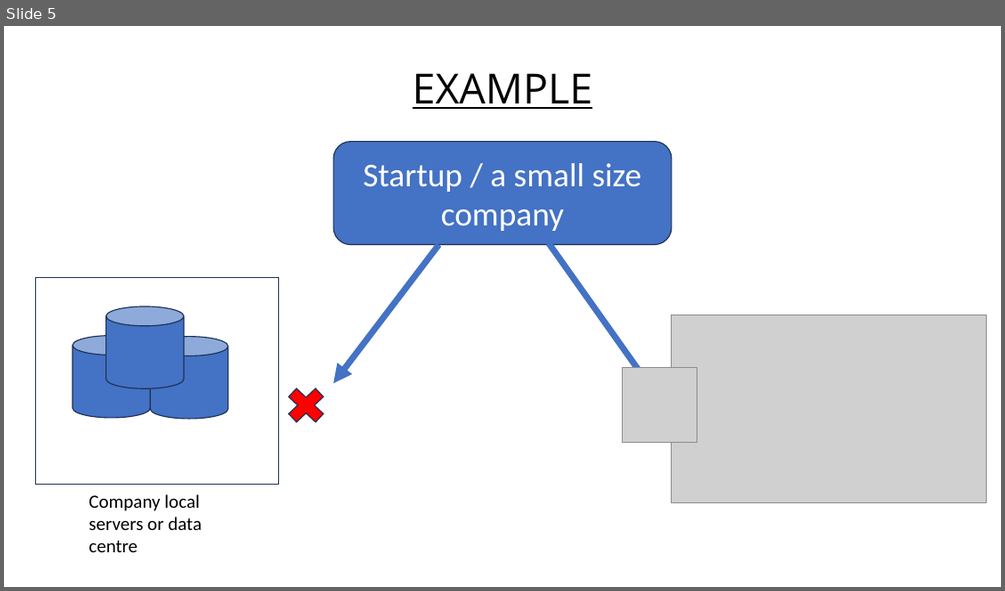
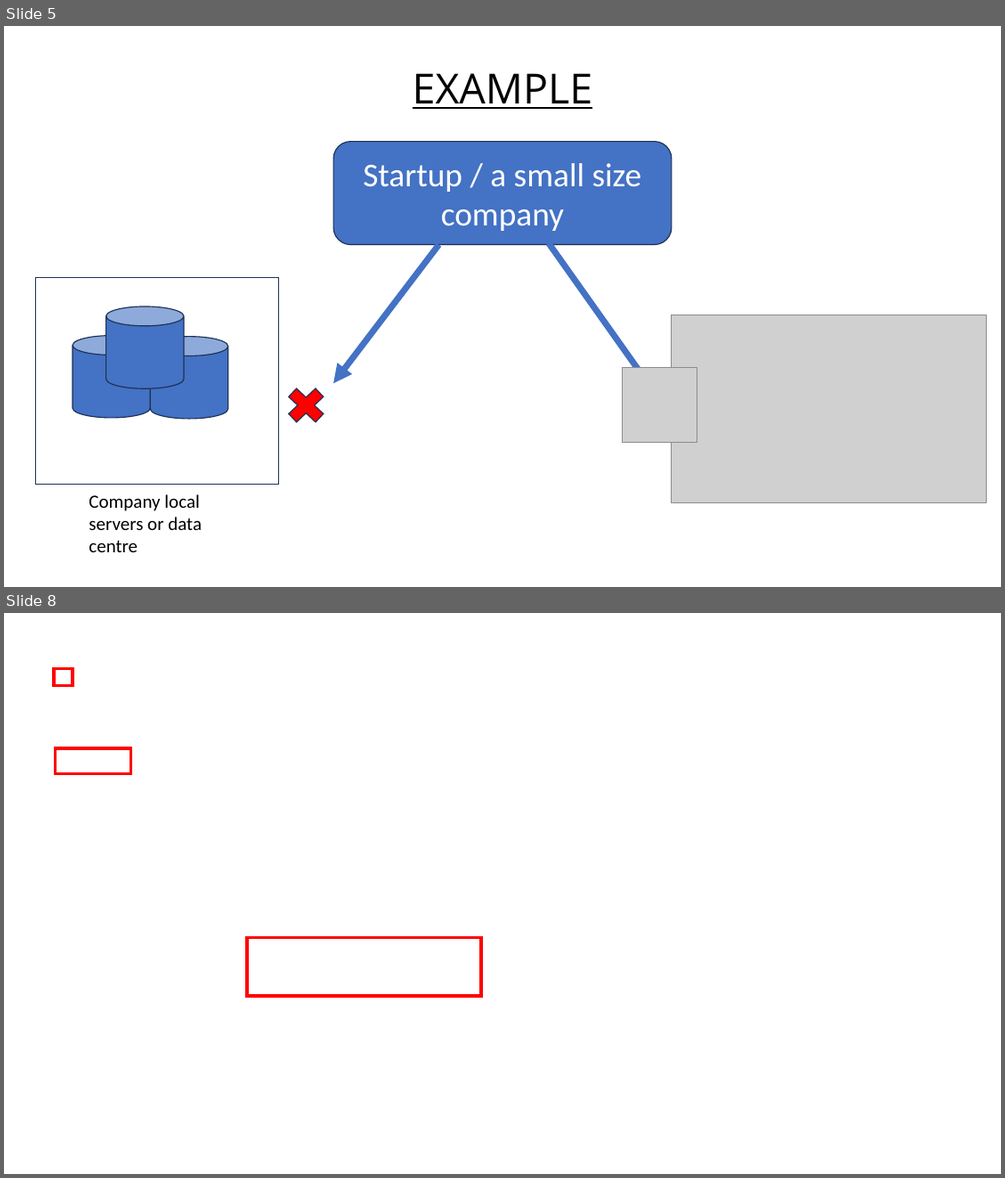
Before and after one commit to NadakuditiTarunBalaji/internshala_task, a slide deck: CLOUD_INTERVIEW_TASK.pptx. Shown one above the other, each under a label of ours: slide 5 before the commit, slides 5 and 8 after it; the slides between them are not shown. The pictures are 1005x591 and 1005x1178 pixels, drawn with LibreOffice and Linux fonts; fonts in the diff are those of the drawing; grey boxes stand for pictures; background and template pictures are left out. Boxes give left, top, right and bottom in pixels: in the first picture for what was removed or moved away, otherwise in the second. Text is boxed around its words. In the diff, an @@ line names an element or a change of style, - is before the commit and + after.

```diff
--- a/CLOUD_INTERVIEW_TASK.pptx
+++ b/CLOUD_INTERVIEW_TASK.pptx
@@ slide 8 added at (4,613,1001,1174), background picture (left out) @@
@@ rectangle added at (54,668,73,685), outline #FF0000 3 pt @@
@@ rectangle added at (55,748,130,774), outline #FF0000 3 pt @@
@@ rectangle added at (247,938,481,996), outline #FF0000 3 pt @@
```
Also in this commit, not shown: 4 slides changed, 8 other slides added, 1 other file.
